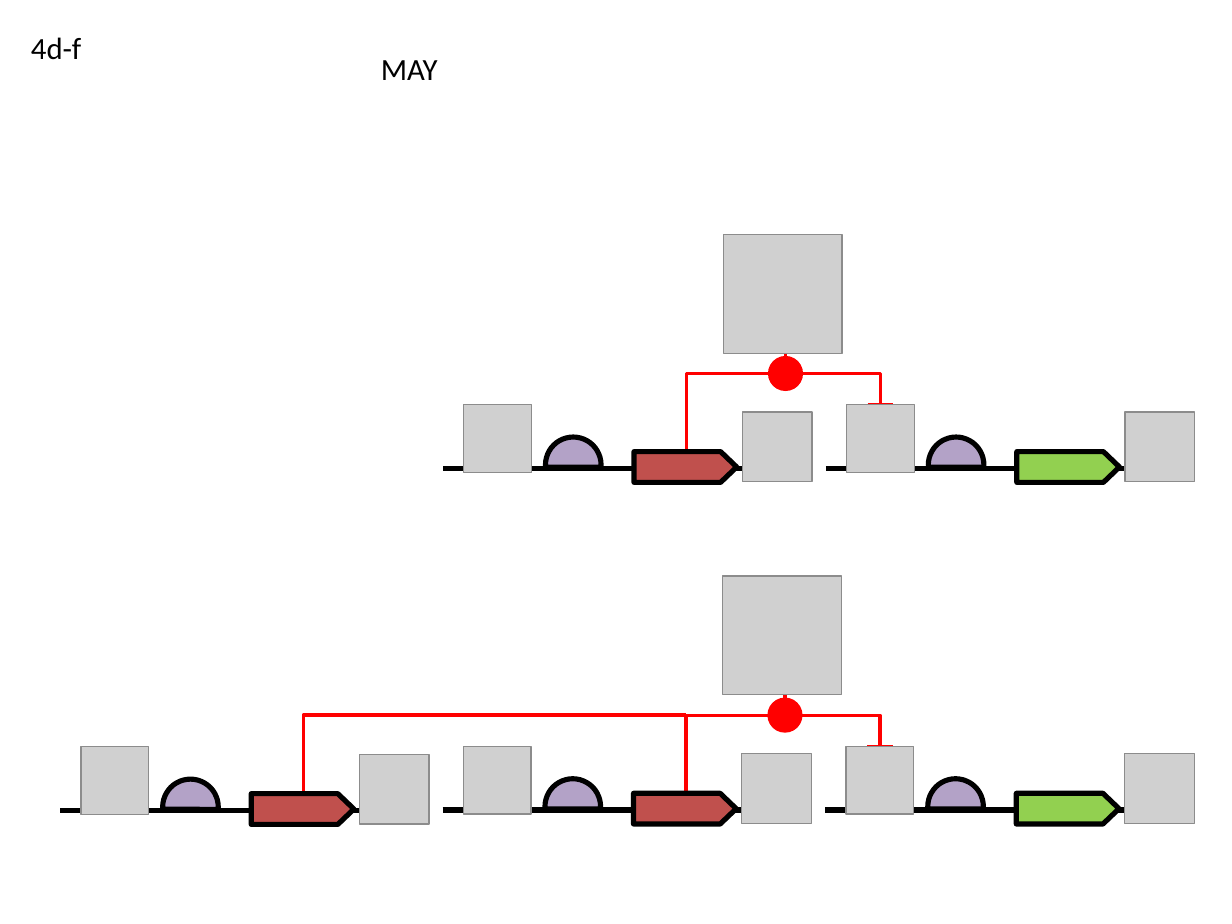
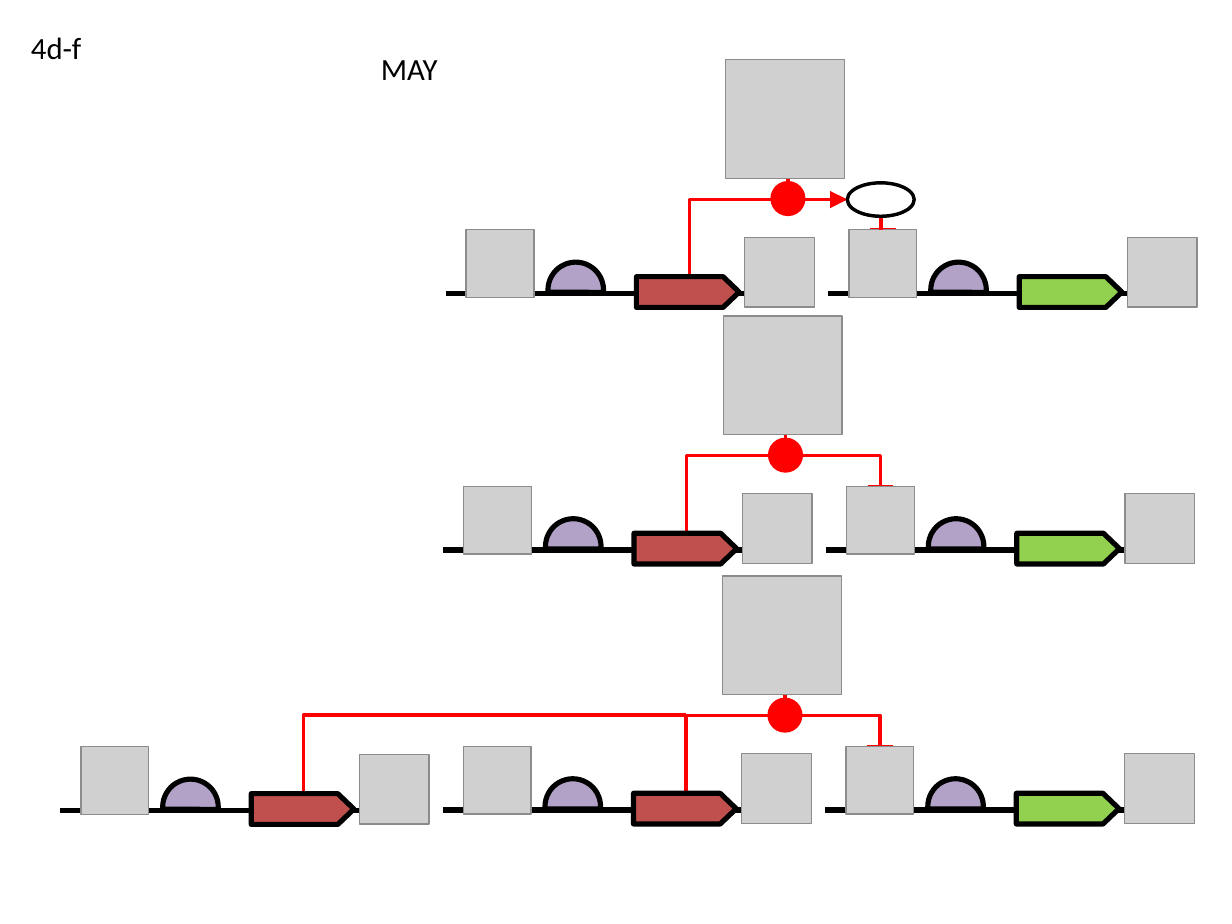
Before and after one commit to SynBioDex/SBOL-visual, a slide deck: slide 6 of specification/imgsrc/4.pptx. Drawn at 1232x924 pixels with LibreOffice and Linux fonts; fonts in the diff are those of the drawing; grey boxes stand for pictures. Boxes give left, top, right and bottom in pixels: in the first picture for what was removed or moved away, otherwise in the second. Text is boxed around its words. In the diff, an @@ line names an element or a change of style, - is before the commit and + after.

Commit message:
another possible figure

```diff
--- a/specification/imgsrc/4.pptx
+++ b/specification/imgsrc/4.pptx
@@ group added at <box>446,59,1198,318</box>: 5 lines, 5 pictures, 2 right arrows, 2 chord (boxed as its full ellipse)s, 2 ellipses, 1 elbow arrow @@
@@ 5 pictures, 2 lines, 1 ellipse, 1 elbow line: place and size @@
-5 pictures, 2 lines, 1 ellipse, 1 elbow line at <box>463,234,1195,482</box>
+5 pictures, 2 lines, 1 ellipse, 1 elbow line at <box>463,317,1195,564</box>
@@ 2 lines, 2 right arrows, 2 chord (boxed as its full ellipse)s: place and size @@
-2 lines, 2 right arrows, 2 chord (boxed as its full ellipse)s at <box>444,437,1194,493</box>
+2 lines, 2 right arrows, 2 chord (boxed as its full ellipse)s at <box>444,519,1194,574</box>
```
